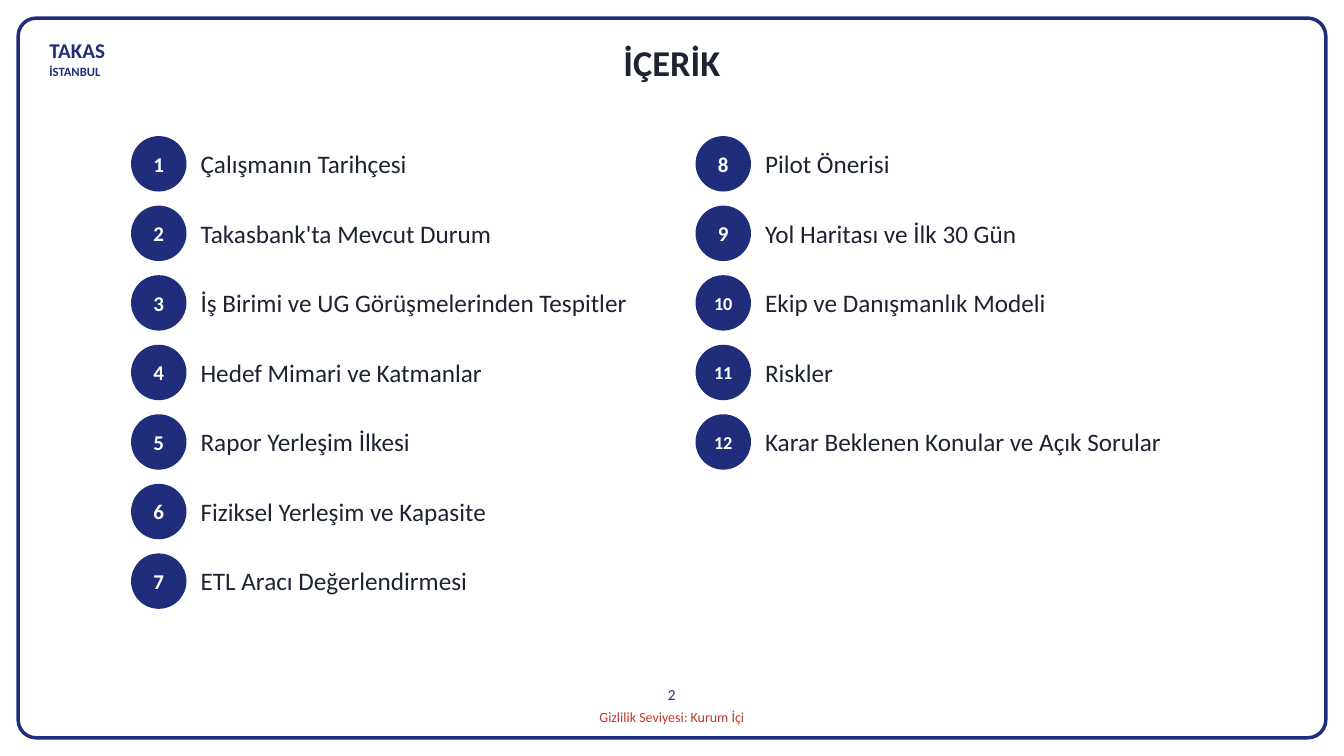
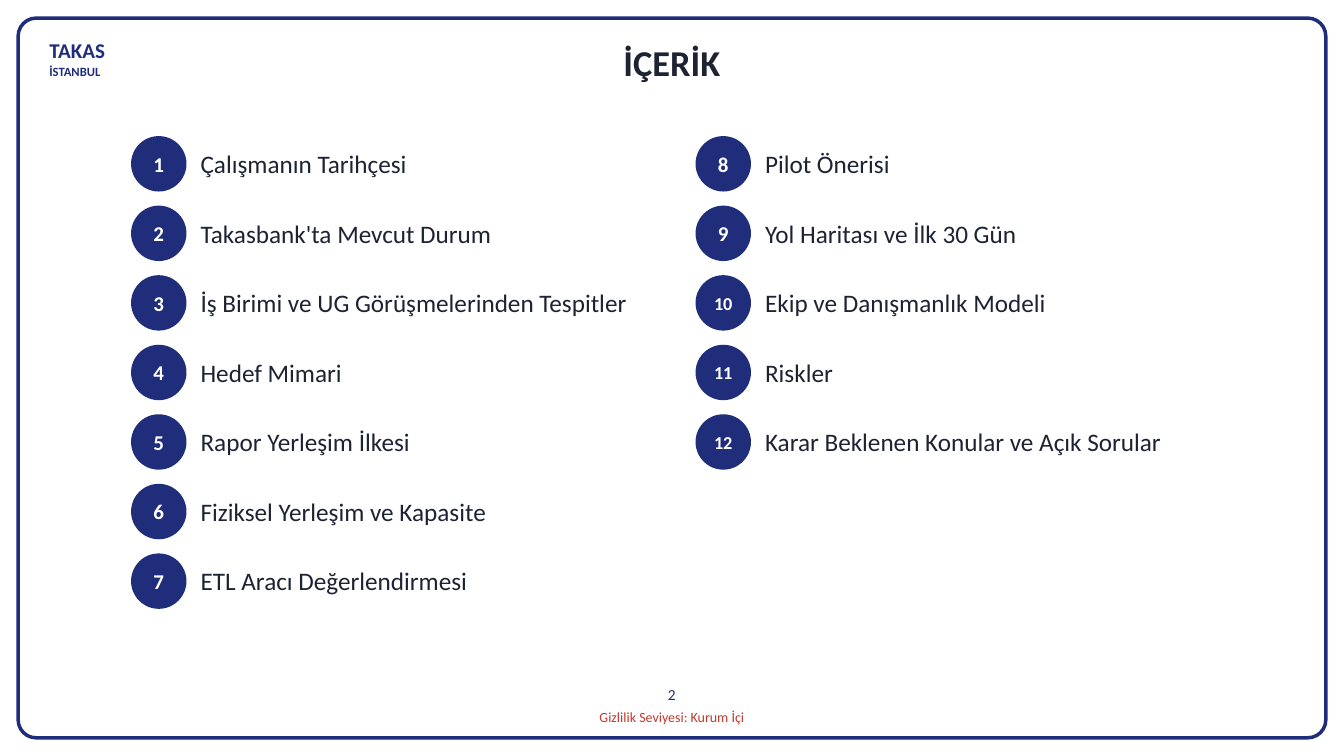
Before and after one commit to hanifidemirel0/Cursor-Projects, a slide deck: slide 2 of outputs/dwh-sunum-kasim-2026/5 - DWHSunum_Kasim2026.pptx. Drawn at 1344x756 pixels with LibreOffice and Linux fonts; fonts in the diff are those of the drawing. Boxes give left, top, right and bottom in pixels: in the first picture for what was removed or moved away, otherwise in the second. Text is boxed around its words. In the diff, an @@ line names an element or a change of style, - is before the commit and + after.

```diff
--- a/outputs/dwh-sunum-kasim-2026/5 - DWHSunum_Kasim2026.pptx
+++ b/outputs/dwh-sunum-kasim-2026/5 - DWHSunum_Kasim2026.pptx
@@ text at (x1=201, y1=364, x2=342, y2=382): text changed @@
-Hedef Mimari ve Katmanlar
+Hedef Mimari
```
Also in this commit, not shown: 15 other slides changed, 1 slide removed, 3 other files.
